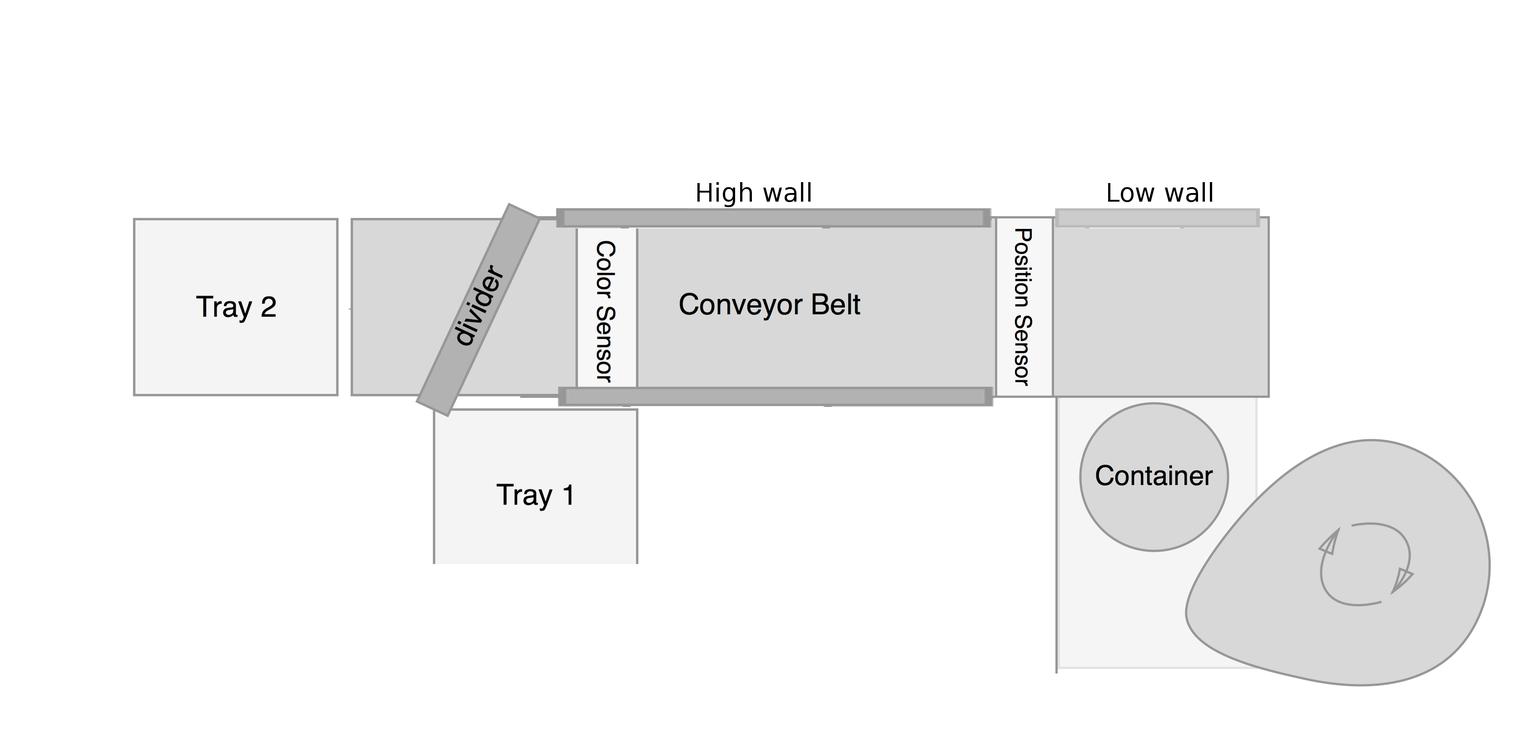
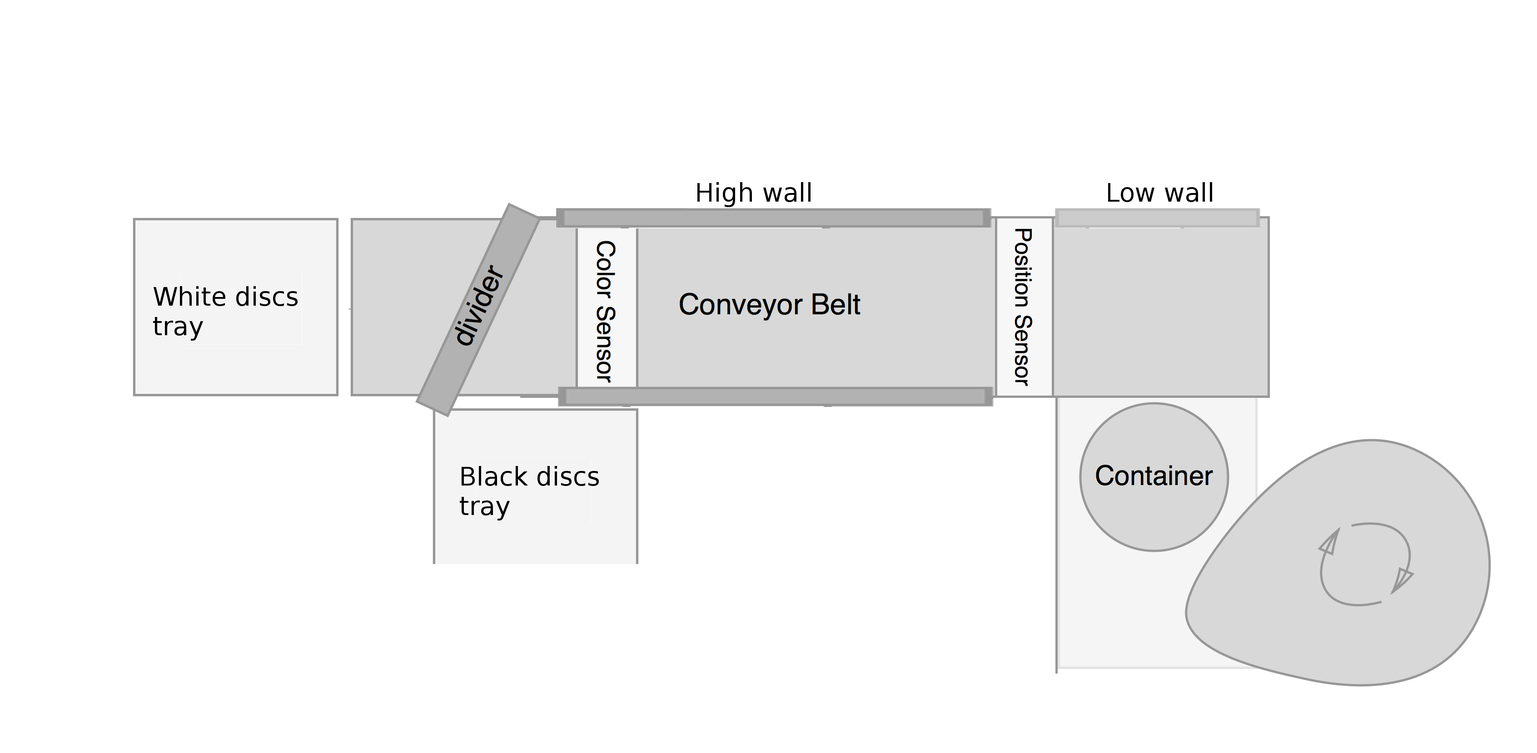
Before/after of a 1537 × 753 layered artwork. What changed in the layer stack:
added layer "Black discs tray" above "White discs tray" over [459, 466, 599, 521]
added layer "White discs tray" above "Layer #1" over [153, 286, 298, 341]
painted on "Layer #1" over [180, 272, 592, 524]
